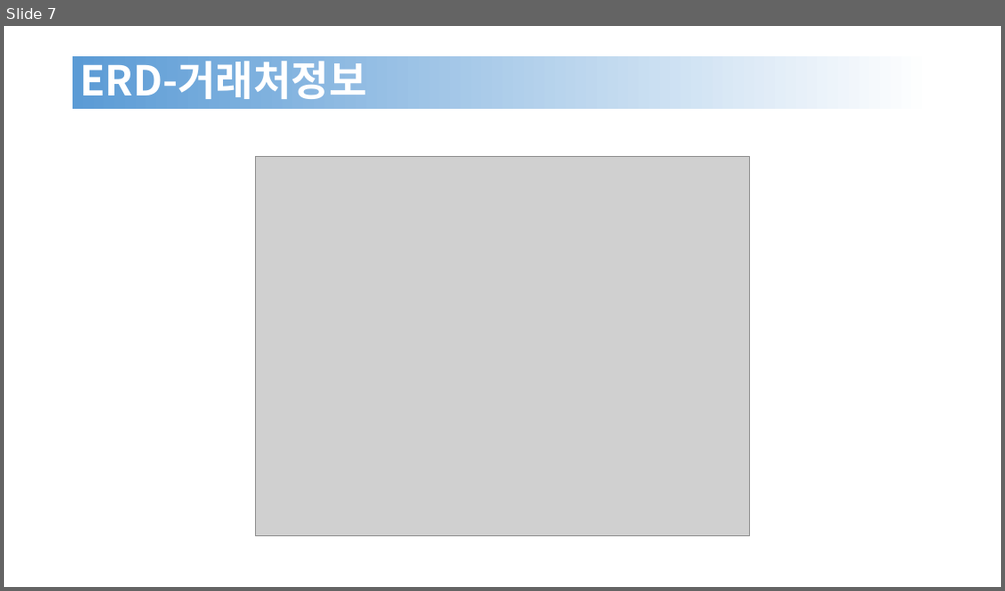
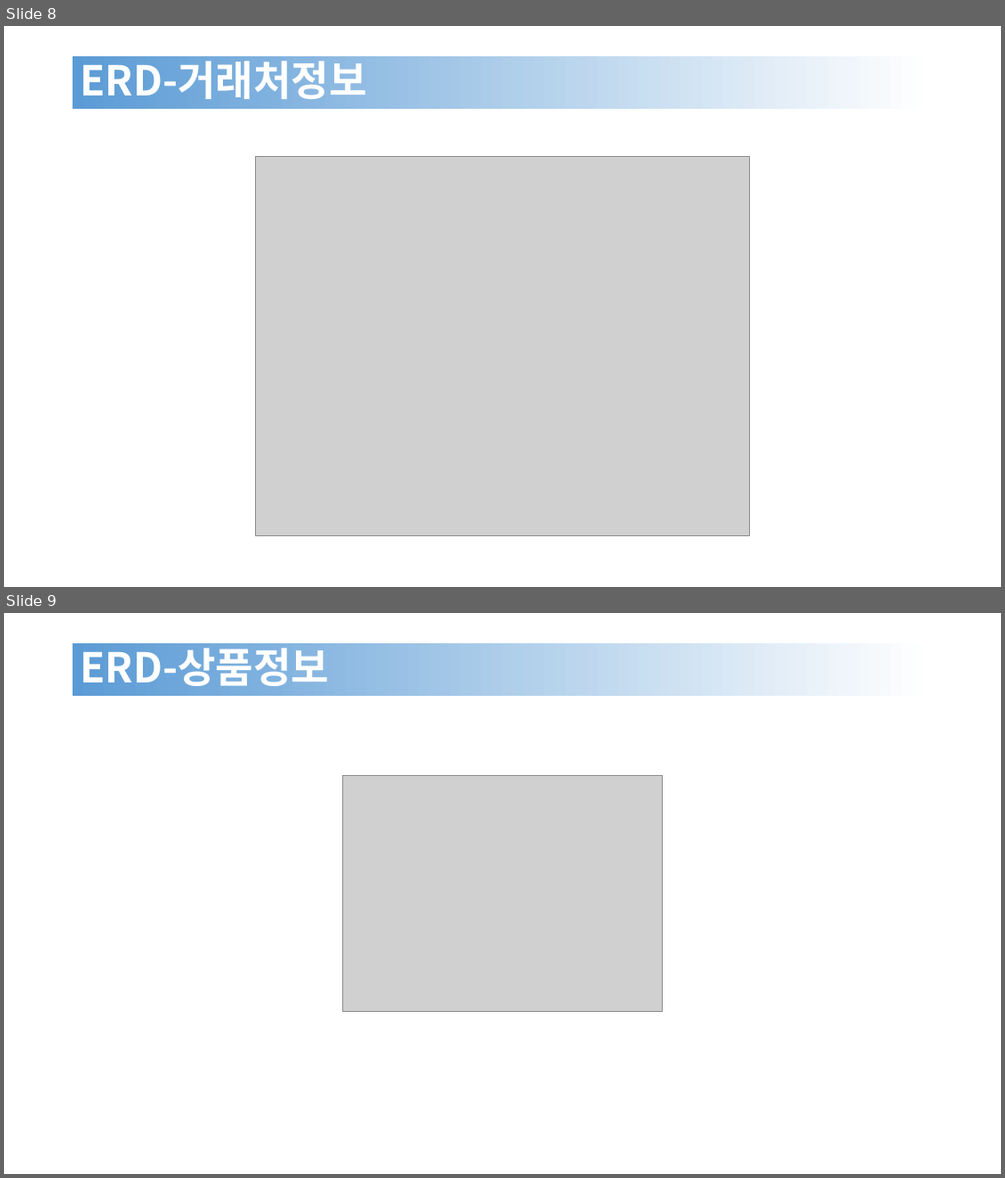
Before and after one commit to mookbin/NodeJS_2022_10, a slide deck: Node_ERP_V2/document/ERP_포트폴리오.pptx. Shown one above the other, each under a label of ours: slide 7 before the commit, slides 8 and 9 after it. The pictures are 1005x591 and 1005x1178 pixels, drawn with LibreOffice and Linux fonts; fonts in the diff are those of the drawing; grey boxes stand for pictures. Boxes give left, top, right and bottom in pixels: in the first picture for what was removed or moved away, otherwise in the second. Text is boxed around its words. In the diff, an @@ line names an element or a change of style, - is before the commit and + after.

```diff
--- a/Node_ERP_V2/document/ERP_포트폴리오.pptx
+++ b/Node_ERP_V2/document/ERP_포트폴리오.pptx
@@ slide 9 added at (4, 613, 1001, 1174), background #FFFFFF @@
@@ title added at (73, 643, 933, 696), fill gradient #F6F8FC to #FFFFFF to #5B9BD5, 39.6 pt, text #FFFFFF, bold @@
+ERD-상품정보
@@ picture added at (343, 776, 663, 1012) @@
@@ what was slide 7 is now slide 8 @@
```
Also in this commit, not shown: 3 other slides added, 1 slide removed, 41 other files.
